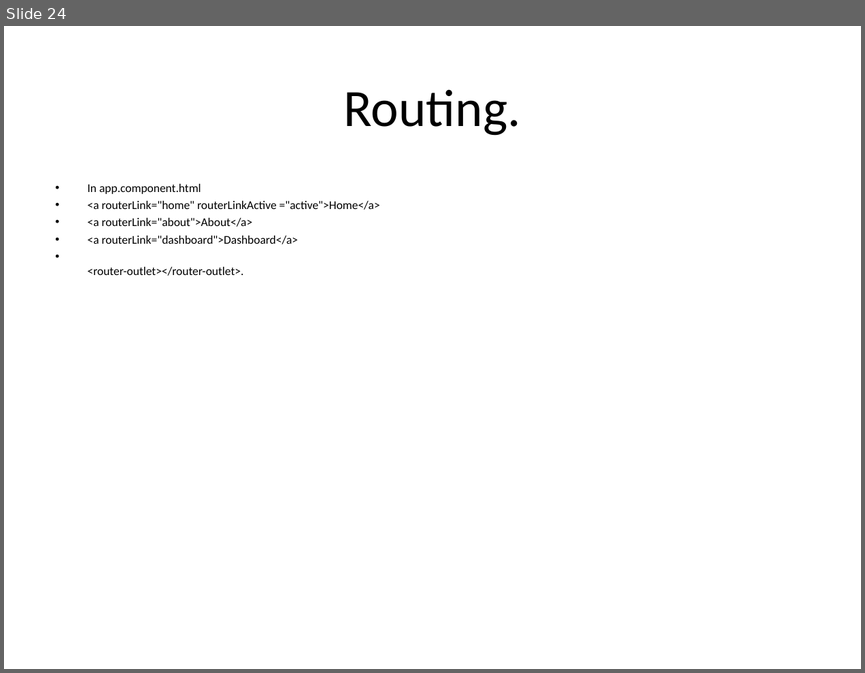
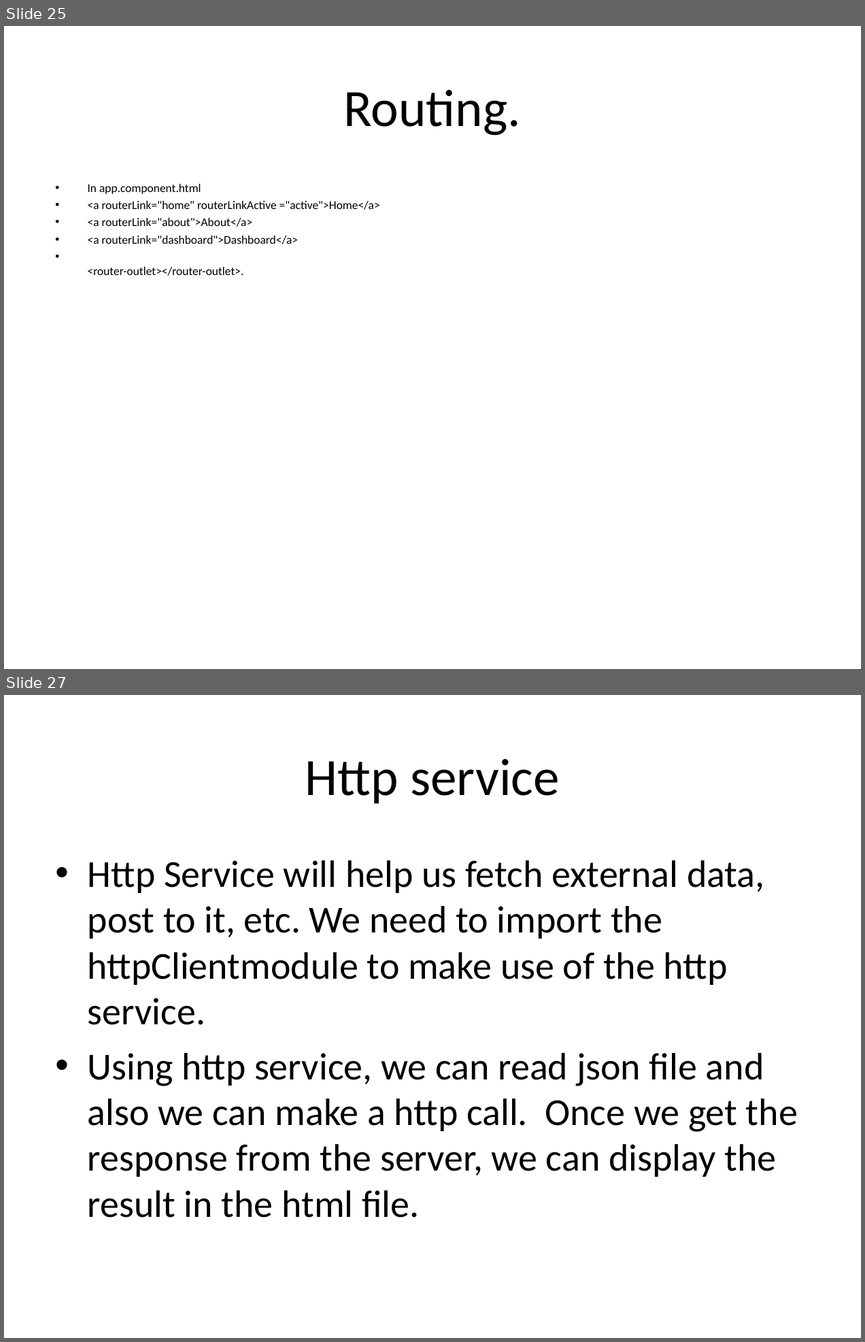
Before and after one commit to kcharankumar/DBS_Charan, a slide deck: Angular/Angular.ppt. Shown one above the other, each under a label of ours: slide 24 before the commit, slides 25 and 27 after it; the slides between them are not shown. The pictures are 865x673 and 865x1342 pixels, drawn with LibreOffice and Linux fonts; fonts in the diff are those of the drawing. Boxes give left, top, right and bottom in pixels: in the first picture for what was removed or moved away, otherwise in the second. Text is boxed around its words. In the diff, an @@ line names an element or a change of style, - is before the commit and + after.

```diff
--- a/Angular/Angular.ppt
+++ b/Angular/Angular.ppt
@@ slide 27 added at (4, 695, 861, 1338), background #FFFFFF @@
@@ title added at (305, 759, 559, 804), 44 pt, text #000000 @@
+Http service
@@ text added at (88, 860, 798, 1217), 32 pt, text #000000 @@
+• Http Service will help us fetch external data, post to it, etc. We need to import the httpClientmodule to make use of the http service.
+• Using http service, we can read json file and also we can make a http call. Once we get the response from the server, we can display the result in the html file.
@@ what was slide 24 is now slide 25 @@
```
Also in this commit, not shown: 5 other slides added.
